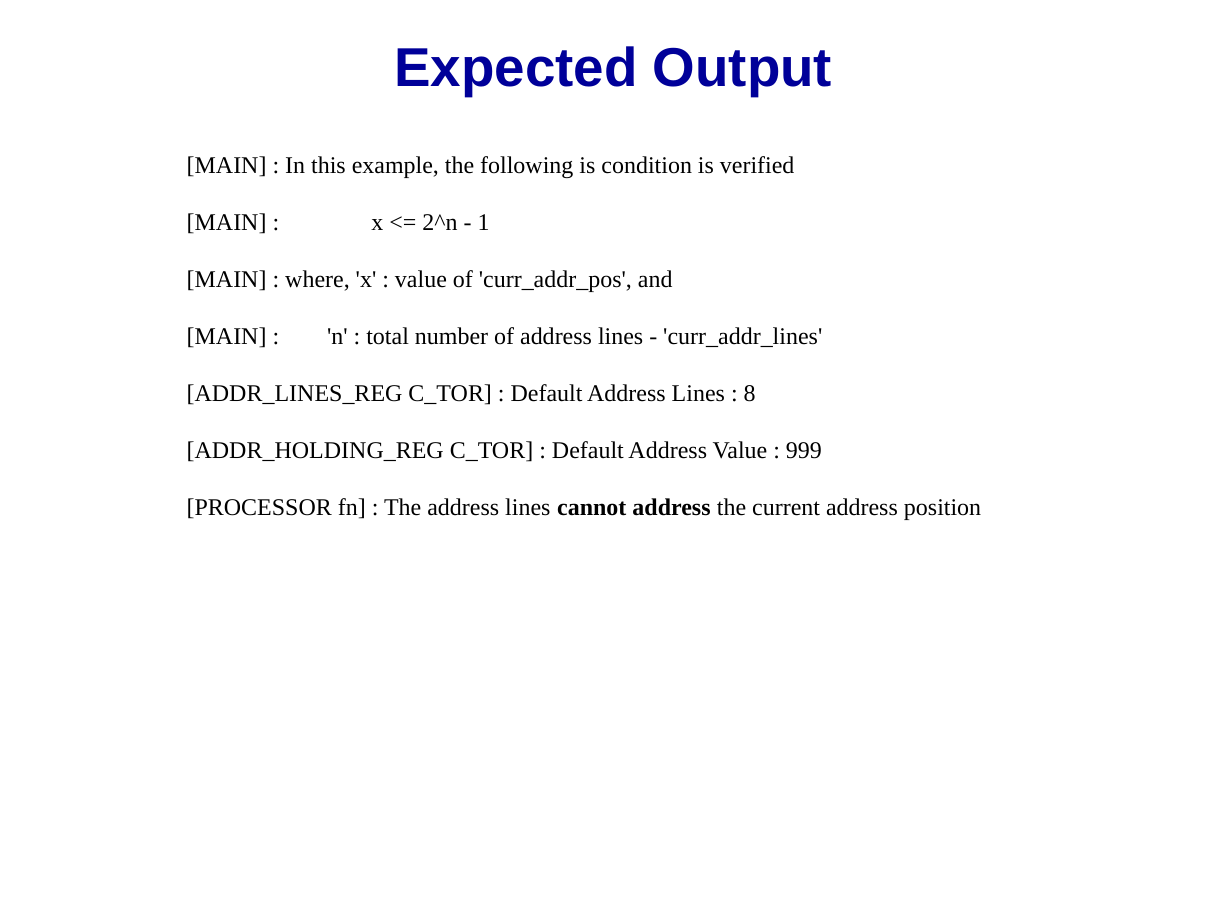
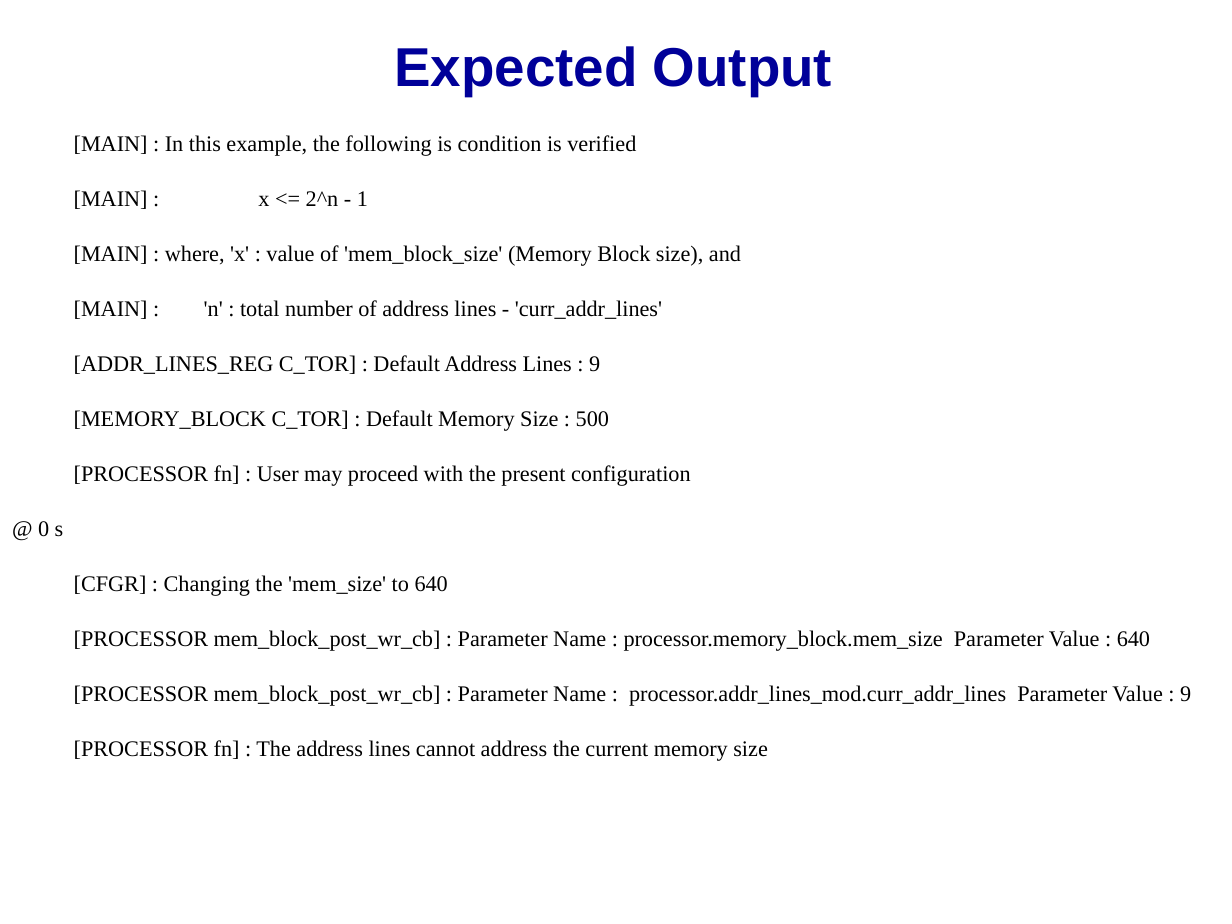
Before and after one commit to accellera-official/cci, a slide deck: slide 11 of examples/ex15_Inter_Parameter_Value_Constraints/docs/ex15_Inter_Parameter_Value_Constraints.ppt (slide 10 before the commit). Drawn at 1232x924 pixels with LibreOffice and Linux fonts; fonts in the diff are those of the drawing; background and template pictures are left out. Boxes give left, top, right and bottom in pixels: in the first picture for what was removed or moved away, otherwise in the second. Text is boxed around its words. In the diff, an @@ line names an element or a change of style, - is before the commit and + after.

```diff
--- a/examples/ex15_Inter_Parameter_Value_Constraints/docs/ex15_Inter_Parameter_Value_Constraints.ppt
+++ b/examples/ex15_Inter_Parameter_Value_Constraints/docs/ex15_Inter_Parameter_Value_Constraints.ppt
@@ free "[MAIN] : In this example, ...": place and size @@
-free "[MAIN] : In this example, ..." at <box>113,144,1099,616</box>
+free "[MAIN] : In this example, ..." at <box>0,123,1222,791</box>
@@ text in free at <box>74,135,662,319</box>: size 14 to 13 pt in "[MAIN] : In this example, the following ...", "[MAIN] : x <= 2^n - 1", "[MAIN] : 'n' : total number of ..." @@
@@ text in free at <box>74,245,741,266</box>: text changed; size 14 to 13 pt @@
-[MAIN] : where, 'x' : value of 'curr_addr_pos', and
+[MAIN] : where, 'x' : value of 'mem_block_size' (Memory Block size), and
@@ text in free at <box>38,355,1191,761</box>: text changed; size 14 to 13 pt @@
-[ADDR_LINES_REG C_TOR] : Default Address Lines : 8
-[ADDR_HOLDING_REG C_TOR] : Default Address Value : 999
-[PROCESSOR fn] : The address lines cannot address the current address position
+[ADDR_LINES_REG C_TOR] : Default Address Lines : 9
+[MEMORY_BLOCK C_TOR] : Default Memory Size : 500
+[PROCESSOR fn] : User may proceed with the present configuration
+@ 0 s
+[CFGR] : Changing the 'mem_size' to 640
+[PROCESSOR mem_block_post_wr_cb] : Parameter Name : processor.memory_block.mem_size Parameter Value : 640
+[PROCESSOR mem_block_post_wr_cb] : Parameter Name : processor.addr_lines_mod.curr_addr_lines Parameter Value : 9
+[PROCESSOR fn] : The address lines cannot address the current memory size
```
Also in this commit, not shown: 8 other slides changed, 1 slide added, 4 other files.
